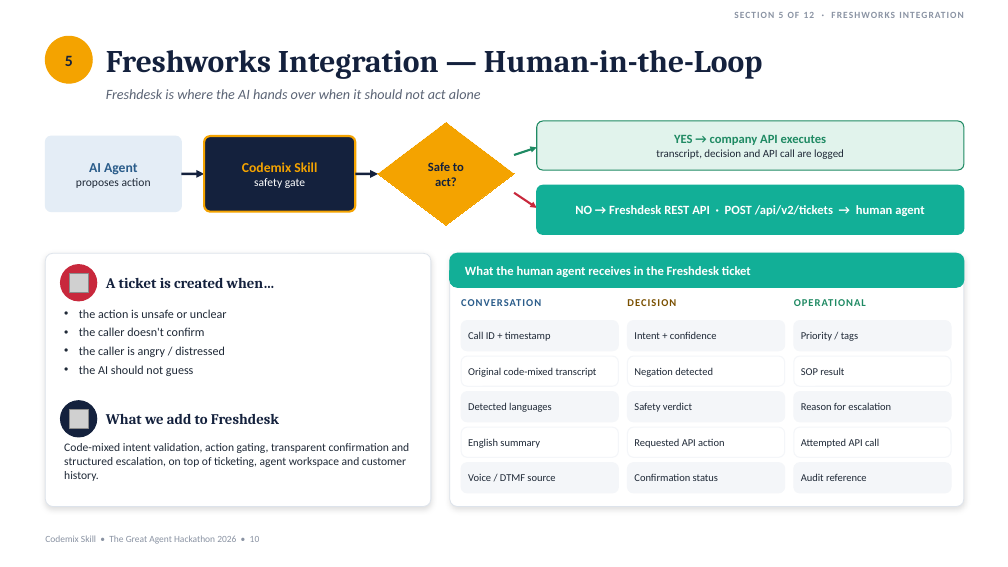
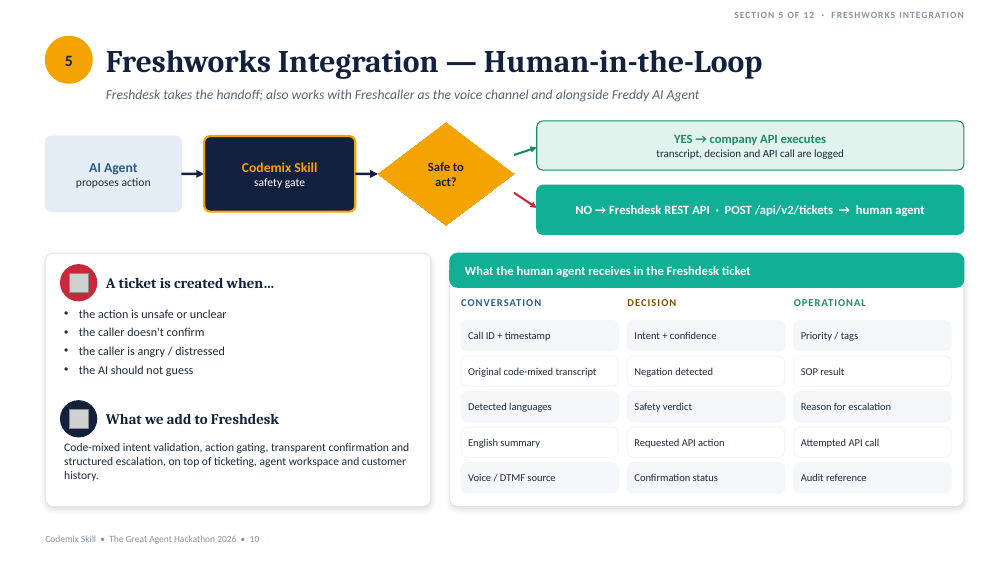
Before and after one commit to ramanathanmani/great-agent-hackathon-2026, a slide deck: slide 10 of docs/presentation/CodemixSkill-Final-Round.pptx. Drawn at 1008x567 pixels with LibreOffice and Linux fonts; fonts in the diff are those of the drawing; grey boxes stand for pictures. Boxes give left, top, right and bottom in pixels: in the first picture for what was removed or moved away, otherwise in the second. Text is boxed around its words. In the diff, an @@ line names an element or a change of style, - is before the commit and + after.

```diff
--- a/docs/presentation/CodemixSkill-Final-Round.pptx
+++ b/docs/presentation/CodemixSkill-Final-Round.pptx
@@ text at bbox=[106, 89, 700, 102]: text changed; size 13.5 to 13 pt @@
-Freshdesk is where the AI hands over when it should not act alone
+Freshdesk takes the handoff; also works with Freshcaller as the voice channel and alongside Freddy AI Agent
```
Also in this commit, not shown: 6 other slides changed, 2 other files.
